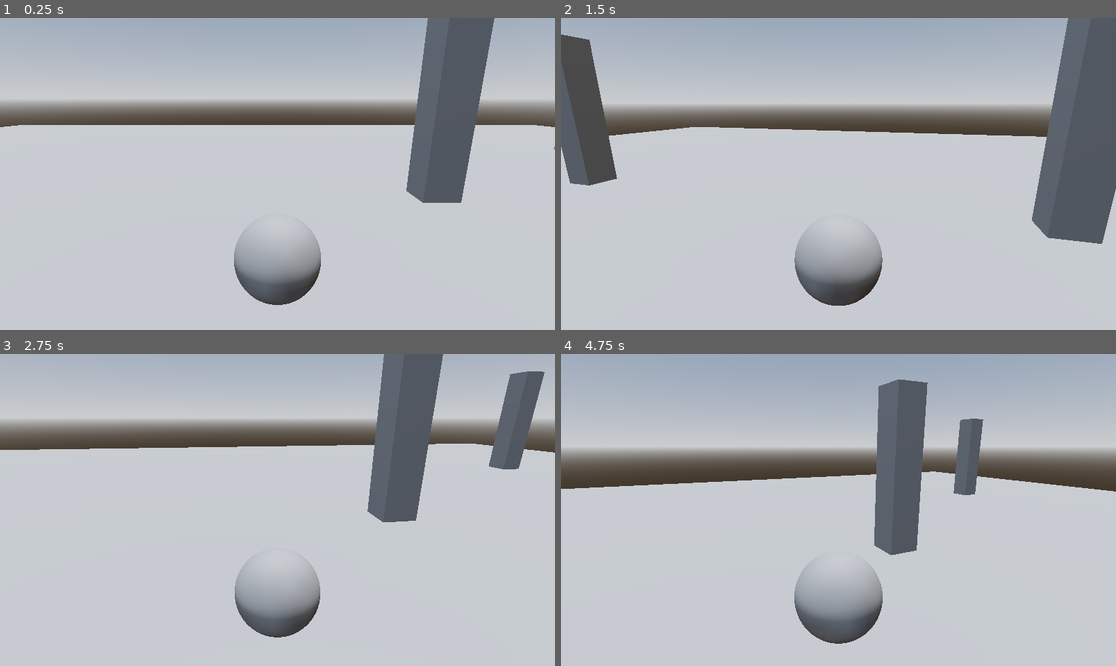
Above: before the commit, frames 1-4 (two rows, left to right).
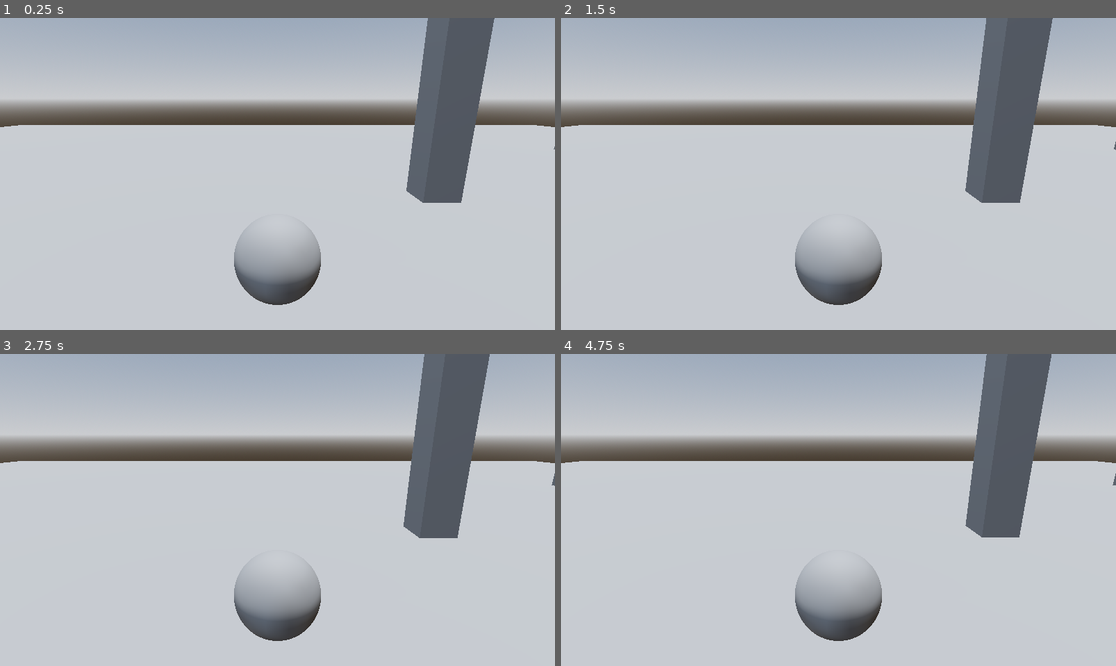
Above: after the commit, the same moments.

Repository: otsuki1153/Game-Jam-Base
Game: Godot game, scene res://Level Scenes/main.tscn
Two runs of this game, one before a commit and one after it. Both use one fixed random seed, a clock stepped at 60 frames per second and the inputs below.
Inputs (mouse positions are in pixels of both pictures, inside the frame that each line leads up to):
- Up to frame 1 (0.25 s): no input
- Up to frame 2 (1.5 s): tap Enter (ui_accept) at 0.5, 0.77, 1.07 s; move the mouse to (866, 174) at 0.52 s; tap A (A) at 0.6 s; tap D (D) at 0.8, 1.35 s; move the mouse to (810, 174) at 1.27 s
- Up to frame 3 (2.75 s): tap Enter (ui_accept) at 1.52, 1.82 s; click (249, 510) at 1.55 s; move the mouse to (288, 503) at 2.02 s; click (288, 503) at 2.1 s; tap S (S) at 2.3 s
- Up to frame 4 (4.75 s): tap Enter (ui_accept) at 2.75, 3.02, 3.05, 3.32, 3.6, 3.77, 4.07, 4.52 s; move the mouse to (832, 516) at 2.77 s; tap S (S) at 2.85 s; move the mouse to (877, 513) at 3.52 s; tap A (A) at 3.8, 4.35 s; tap Escape (ui_cancel) at 4.15 s; move the mouse to (672, 463) at 4.27 s; tap D (D) at 4.55 s

The runs differ from the first frame. In frame 2, 22% of the frame differs, in the area x 0-100%, y 0-93%; in frame 3, 20%; in frame 4, 22%.

Commit message:
fix(cam)
arrumado a câmera que anteriormente era livre foi para câmera fixa.

Diff:
--- a/treino-de-2.5-3d/Characters Scenes/player.gd
+++ b/treino-de-2.5-3d/Characters Scenes/player.gd
@@ -6,13 +6,16 @@
 @export var friction: float  = 18.0
 @export var Gravidade: float = 24.0
 
-@onready var cam_pivot: Node3D = $Cam_pivot
-@onready var camera_3d: Camera3D = $Cam_pivot/Camera3D
 
-@export var mouse_sensi: float = 0.005
-@export var cameraRotation: Vector2 = Vector2.ZERO
+var paused: bool = false
 
-var mouse_delta := Vector2.ZERO
+#@onready var cam_pivot: Node3D = $Cam_pivot
+#@onready var camera_3d: Camera3D = $Cam_pivot/Camera3D
+
+#@export var mouse_sensi: float = 0.005
+#@export var cameraRotation: Vector2 = Vector2.ZERO
+
+#var mouse_delta := Vector2.ZERO
 
 func _ready() -> void:
 	up_direction = Vector3.UP
@@ -22,31 +25,35 @@
 
 func _input(event: InputEvent) -> void:
 	if Input.is_action_just_pressed("ui_cancel"):
+		paused = !paused
+
+	if paused:
 		Input.set_mouse_mode(Input.MOUSE_MODE_VISIBLE)
-
-	if Input.is_action_just_pressed("Left_mouse"):
+	else:
 		Input.set_mouse_mode(Input.MOUSE_MODE_CAPTURED)
+	#if Input.is_action_just_pressed("Left_mouse"):
+		#Input.set_mouse_mode(Input.MOUSE_MODE_CAPTURED)
 
 
 
-func _unhandled_input(event: InputEvent) -> void:
-	if event is InputEventMouseMotion and Input.get_mouse_mode() == Input.MOUSE_MODE_CAPTURED:
-		mouse_delta = event.relative
+#func _unhandled_input(event: InputEvent) -> void:
+	#if event is InputEventMouseMotion and Input.get_mouse_mode() == Input.MOUSE_MODE_CAPTURED:
+		#mouse_delta = event.relative
 
-
-func cameraMovement(delta):
-	rotate_y(-mouse_delta.x * mouse_sensi)
-
-
-	cam_pivot.rotation.x += mouse_delta.y * mouse_sensi
-	cam_pivot.rotation.x = clamp(cam_pivot.rotation.x, deg_to_rad(-33),  deg_to_rad(33))
-
-	mouse_delta = Vector2.ZERO
-
+#
+#func cameraMovement(delta):
+	#rotate_y(-mouse_delta.x * mouse_sensi)
+	#
+	#
+	#cam_pivot.rotation.x += mouse_delta.y * mouse_sensi
+	#cam_pivot.rotation.x = clamp(cam_pivot.rotation.x, deg_to_rad(-33),  deg_to_rad(33))
+	#
+	#mouse_delta = Vector2.ZERO
+#
 
 
 func _physics_process(delta: float) -> void:
-	cameraMovement(delta)
+	#cameraMovement(delta)
 	gravity(delta)
 	movement(delta)
 	move_and_slide()
@@ -61,19 +68,23 @@
 
 func movement(delta: float) -> void:
 	var inputDir := Input.get_vector("A", "D", "W", "S")
+	var direction: Vector3 = Vector3(inputDir.x, 0, inputDir.y)
+
+	#var forward := camera_3d.global_basis.z
+	#var right := camera_3d.global_basis.x
+	#direction.y = 0.0
 
 
-	var forward := camera_3d.global_basis.z
-	var right := camera_3d.global_basis.x
-	var direction: Vector3 = forward * inputDir.y + right * inputDir.x
-	direction.y = 0.0
+	if !paused:
+		if is_on_floor() and Input.is_action_just_pressed("ui_accept"):
+			velocity.y = JUMP_FORCE
 
-
-
-	if is_on_floor() and Input.is_action_just_pressed("ui_accept"):
-		velocity.y = JUMP_FORCE
-
-	if direction:
-		velocity = velocity.move_toward(direction * SPEED, acceleration * delta)
+		if inputDir != Vector2.ZERO:
+			velocity.x = move_toward(velocity.x, direction.x * SPEED, acceleration * delta)
+			velocity.z = move_toward(velocity.z, direction.z * SPEED, acceleration * delta)
+		else:
+			velocity.x = move_toward(velocity.x, 0, friction * delta)
+			velocity.z = move_toward(velocity.z, 0, friction * delta)
 	else:
-		velocity = velocity.move_toward(Vector3.ZERO, friction * delta)
+		velocity.x = move_toward(velocity.x, 0, friction * delta)
+		velocity.z = move_toward(velocity.z, 0, friction * delta)
--- a/treino-de-2.5-3d/Level Scenes/main.tscn
+++ b/treino-de-2.5-3d/Level Scenes/main.tscn
@@ -54,7 +54,7 @@
 shape = SubResource("BoxShape3D_8pmea")
 
 [node name="DirectionalLight3D" type="DirectionalLight3D" parent="." unique_id=44104671]
-transform = Transform3D(1, 0, 0, 0, 0.005654857, 0.999984, 0, -0.999984, 0.005654857, 0, 11.899352, 0)
+transform = Transform3D(1, 0, 0, 0, 0.005654857, 0.999984, 0, -0.999984, 0.005654857, 0, 21.133732, 0)
 
 [node name="Bridge" type="StaticBody3D" parent="." unique_id=1437444304]
 transform = Transform3D(1, 0, 0, 0, 1, 0, 0, 0, 1, 0, 0.4884882, 5.2648764)
